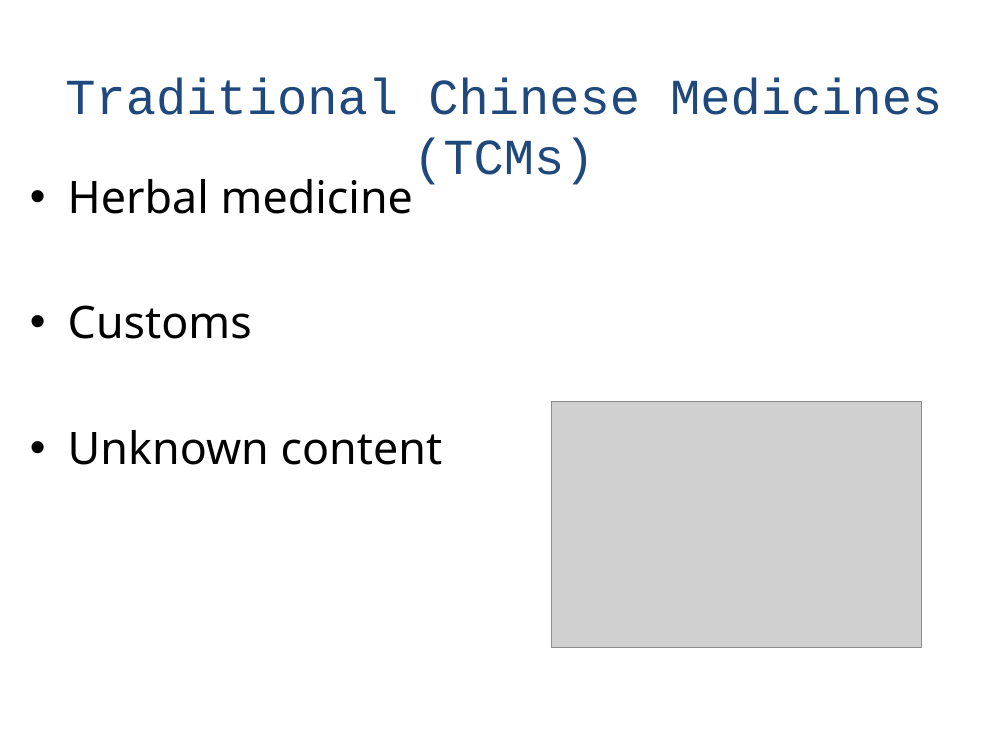
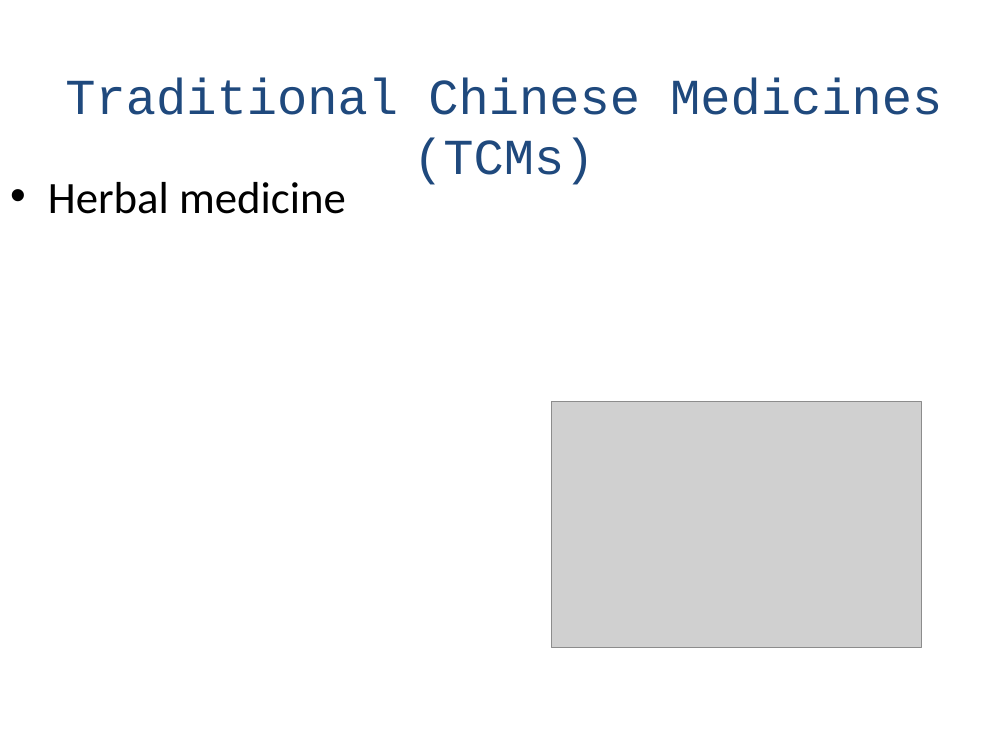
Before and after one commit to naturalis/HTS-barcode-checker, a slide deck: slide 3 of doc/Presentation.pptx. Drawn at 1008x756 pixels with LibreOffice and Linux fonts; fonts in the diff are those of the drawing; grey boxes stand for pictures. Boxes give left, top, right and bottom in pixels: in the first picture for what was removed or moved away, otherwise in the second. Text is boxed around its words. In the diff, an @@ line names an element or a change of style, - is before the commit and + after.

```diff
--- a/doc/Presentation.pptx
+++ b/doc/Presentation.pptx
@@ text "Herbal medicine" moved from (x1=68, y1=179, x2=443, y2=465) to (x1=48, y1=182, x2=346, y2=214) @@
@@ text "Herbal medicine" at (x1=48, y1=182, x2=346, y2=214): font Noto Sans to Calibri @@
@@ text at (x1=68, y1=305, x2=443, y2=465): paragraphs removed @@
-• Customs
-• Unknown content
```
Also in this commit, not shown: 5 other slides changed, 1 slide added, 2 slides removed, 6 other files.
